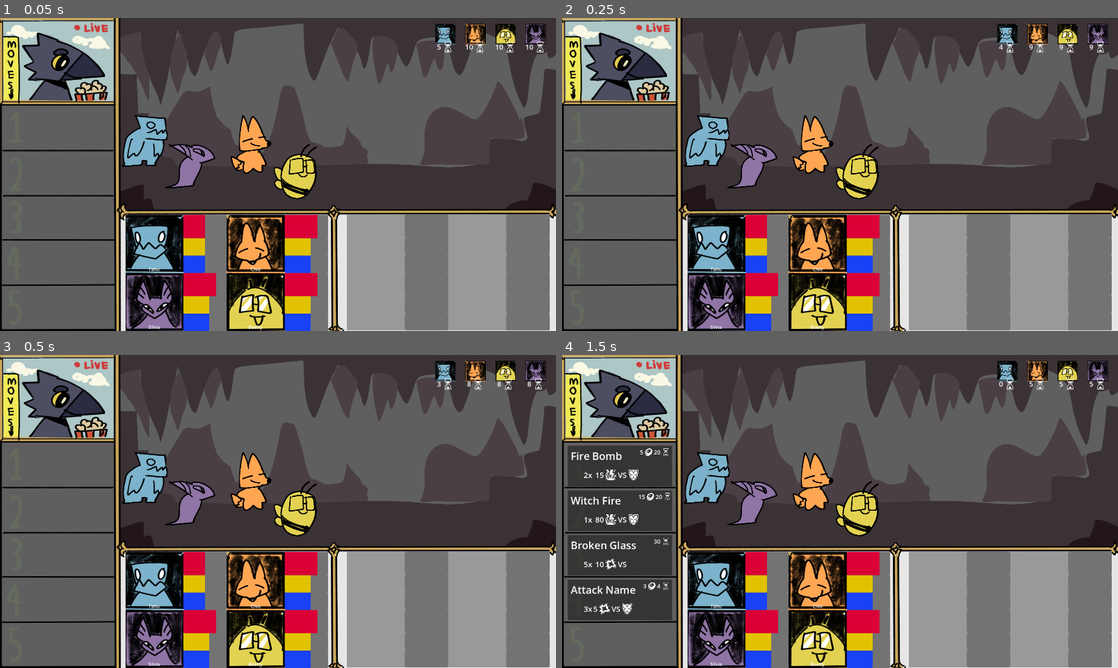
Above: before the commit, frames 1-4 (two rows, left to right).
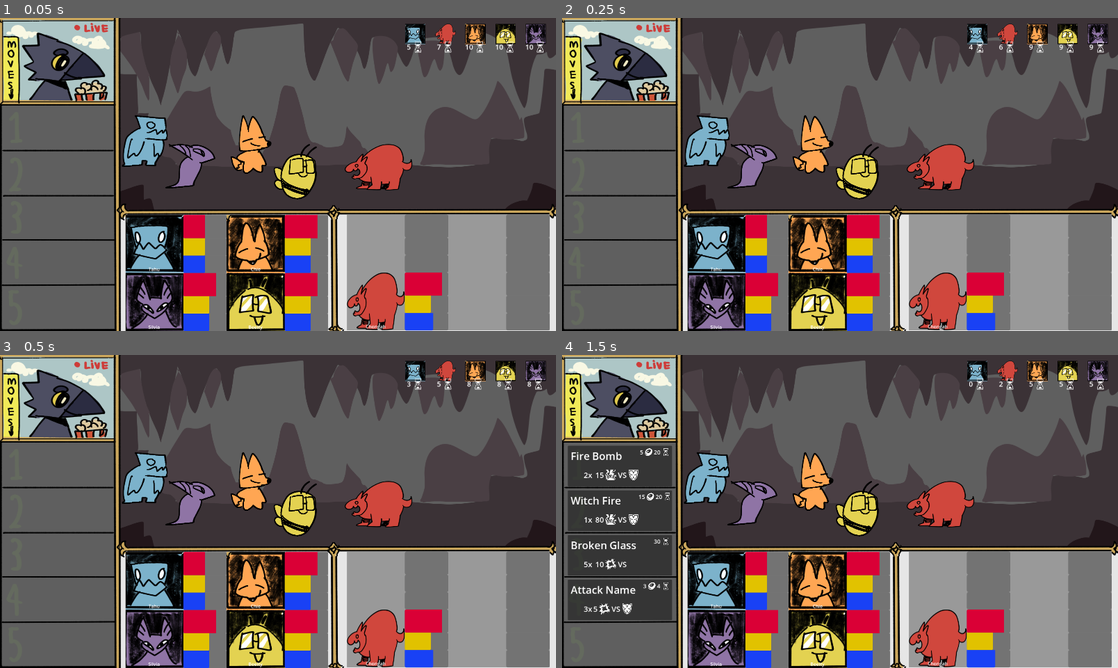
Above: after the commit, the same moments.

Repository: GJGilles/SunderEngine
Game: Godot game, scene res://scenes/combat/combat_overview.tscn
Two runs of this game, one before a commit and one after it. Both use one fixed random seed, a clock stepped at 60 frames per second and the inputs below.
Inputs (mouse positions are in pixels of both pictures, inside the frame that each line leads up to):
- Up to frame 1 (0.05 s): no input
- Up to frame 2 (0.25 s): no input
- Up to frame 3 (0.5 s): no input
- Up to frame 4 (1.5 s): move the mouse to (962, 495) at 0.52 s; tap Space (ui_select) at 0.6, 0.77, 1.07, 1.35 s; click (962, 495) at 0.67 s; tap Enter at 1.25 s; move the mouse to (728, 527) at 1.27 s; click (728, 527) at 1.42 s

The runs differ from the first frame. In frame 1, 4.0% of the frame differs, in the area x 62-82%, y 1-100%; in frame 2, 4.0%; in frame 3, 4.0%; in frame 4, 4.0%.

Commit message:
Finish minimum combat loop!

Diff:
--- /dev/null
+++ b/assets/icons/targeted.svg
@@ -0,0 +1 @@
+<svg style="height: 512px; width: 512px;" xmlns="http://www.w3.org/2000/svg" viewBox="0 0 512 512"><g class="" style="" transform="translate(0,0)"><path d="M256 16C123.45 16 16 123.45 16 256s107.45 240 240 240 240-107.45 240-240S388.55 16 256 16zm0 60c99.41 0 180 80.59 180 180s-80.59 180-180 180S76 355.41 76 256 156.59 76 256 76zm-15 30a15 15 0 0 0-15 15v30a15 15 0 0 0 15 15h30a15 15 0 0 0 15-15v-30a15 15 0 0 0-15-15h-30zm16.75 90.03A60 60 0 0 0 196 256a60 60 0 0 0 120 0 60 60 0 0 0-58.25-59.97zM121 226a15 15 0 0 0-15 15v30a15 15 0 0 0 15 15h30a15 15 0 0 0 15-15v-30a15 15 0 0 0-15-15h-30zm240 0a15 15 0 0 0-15 15v30a15 15 0 0 0 15 15h30a15 15 0 0 0 15-15v-30a15 15 0 0 0-15-15h-30zM241 346a15 15 0 0 0-15 15v30a15 15 0 0 0 15 15h30a15 15 0 0 0 15-15v-30a15 15 0 0 0-15-15h-30z" fill="#fff" fill-opacity="1"></path></g></svg>
--- a/scenes/combat/combat_attack_list/combat_attack_list.gd
+++ b/scenes/combat/combat_attack_list/combat_attack_list.gd
@@ -13,9 +13,6 @@
 	primary.set_values(actions[0])
 	secondary.set_values(actions[1])
 	auxilary.set_values(actions[2])
-
-	primary.grab_focus()
-
 
 
 
--- a/scenes/combat/combat_attack_list/combat_attack_list.tscn
+++ b/scenes/combat/combat_attack_list/combat_attack_list.tscn
@@ -39,6 +39,6 @@
 size_flags_vertical = 1
 
 [connection signal="on_selected" from="Attacks/Primary" to="." method="_on_primary_selected"]
-[connection signal="on_selected" from="Attacks/Secondary" to="." method="_on_secondary_selected" binds= [0]]
+[connection signal="on_selected" from="Attacks/Secondary" to="." method="_on_secondary_selected"]
 [connection signal="on_selected" from="Attacks/Auxilary" to="." method="_on_auxilary_selected"]
 [connection signal="on_selected" from="Attacks/Response" to="." method="_on_response_selected"]
--- a/scenes/combat/combat_field/combat_field_area.gd
+++ b/scenes/combat/combat_field/combat_field_area.gd
@@ -9,6 +9,11 @@
 
 var square_dict: Dictionary[TeamData.POSITION, CombatFieldUnit]
 
+var target_total: int = 0
+var target_list: Array[TeamData.POSITION] = []
+
+signal targets_selected(targets: Array[TeamData.POSITION])
+
 func _ready():
 	square_dict = {
 			TeamData.POSITION.FRONT_TOP: front_top,
@@ -18,9 +23,46 @@
 			TeamData.POSITION.BACK_BOT: back_bot
 		}
 
+func _on_front_top_selected() -> void:
+	add_target(TeamData.POSITION.FRONT_TOP)
+
+func _on_front_bot_selected() -> void:
+	add_target(TeamData.POSITION.FRONT_BOT)
+
+func _on_back_top_selected() -> void:
+	add_target(TeamData.POSITION.BACK_TOP)
+
+func _on_back_bot_selected() -> void:
+	add_target(TeamData.POSITION.BACK_BOT)
+
 func set_values(team: TeamData):
 	for key in square_dict.keys():
 		if team.characters.has(key):
 			square_dict[key].set_values(team.characters[key])
 		else:
 			square_dict[key].set_empty()
+
+func get_targets(num: int):
+	target_total = num
+	target_list = []
+	set_selectable()
+
+func add_target(pos: TeamData.POSITION):
+	target_list.append(pos)
+	if target_list.size() == target_total:
+		targets_selected.emit(target_list)
+		set_unselectable()
+	else:
+		square_dict[pos].add_target_tick()
+
+func set_selectable():
+	for key in square_dict.keys():
+		square_dict[key].set_selectable()
+
+func set_unselectable():
+	for key in square_dict.keys():
+		square_dict[key].set_unselectable()
+		set_target_ticks(key, 0)
+
+func set_target_ticks(pos: TeamData.POSITION, num: int):
+	square_dict[pos].set_target_ticks(num)
--- a/scenes/combat/combat_field/combat_field_enemy_area.tscn
+++ b/scenes/combat/combat_field/combat_field_enemy_area.tscn
@@ -51,3 +51,8 @@
 offset_top = 100.0
 offset_right = -104.75
 offset_bottom = -25.0
+
+[connection signal="on_selected" from="FrontRow/FrontTop" to="." method="_on_front_top_selected"]
+[connection signal="on_selected" from="FrontRow/FrontBot" to="." method="_on_front_bot_selected"]
+[connection signal="on_selected" from="BackRow/BackTop" to="." method="_on_back_top_selected"]
+[connection signal="on_selected" from="BackRow/BackBot" to="." method="_on_back_bot_selected"]
--- a/scenes/combat/combat_field/combat_field_player_area.tscn
+++ b/scenes/combat/combat_field/combat_field_player_area.tscn
@@ -47,3 +47,8 @@
 offset_top = 100.0
 offset_right = -25.0
 offset_bottom = -25.0
+
+[connection signal="on_selected" from="FrontRow/FrontTop" to="." method="_on_front_top_selected"]
+[connection signal="on_selected" from="FrontRow/FrontBot" to="." method="_on_front_bot_selected"]
+[connection signal="on_selected" from="BackRow/BackTop" to="." method="_on_back_top_selected"]
+[connection signal="on_selected" from="BackRow/BackBot" to="." method="_on_back_bot_selected"]
--- a/scenes/combat/combat_field/combat_field_unit.gd
+++ b/scenes/combat/combat_field/combat_field_unit.gd
@@ -2,10 +2,47 @@
 
 class_name CombatFieldUnit
 
+const COMBAT_UNIT_TARGET_MARKER = preload("res://scenes/combat/combat_field/combat_unit_target_marker.tscn")
+
 @onready var sprite_2d: Sprite2D = $Sprite2D
+@onready var selectable_area: ColorRect = $SelectableArea
+@onready var target_marker_row: HBoxContainer = $TargetMarkerRow
+
+var is_empty: bool = true
+var is_selectable: bool = false
+
+signal on_selected()
+
+func _on_gui_input(event: InputEvent):
+	if is_selectable and event.is_action("ui_select"):
+		on_selected.emit()
 
 func set_values(unit: BaseUnitData):
 	sprite_2d.texture = unit.sprite
+	is_empty = false
 
 func set_empty():
 	sprite_2d.texture = null
+	is_empty = true
+
+func set_selectable():
+	if not is_empty:
+		selectable_area.visible = true
+		is_selectable = true
+
+func set_unselectable():
+	selectable_area.visible = false
+	is_selectable = false
+	set_target_ticks(0)
+
+func set_target_ticks(num: int):
+	for child in target_marker_row.get_children():
+		child.queue_free()
+
+	for i in num:
+		var child = COMBAT_UNIT_TARGET_MARKER.instantiate()
+		target_marker_row.add_child(child)
+
+func add_target_tick():
+	var child = COMBAT_UNIT_TARGET_MARKER.instantiate()
+	target_marker_row.add_child(child)
--- a/scenes/combat/combat_field/combat_field_unit.tscn
+++ b/scenes/combat/combat_field/combat_field_unit.tscn
@@ -4,10 +4,36 @@
 [ext_resource type="Script" uid="uid://bse55tubnqle3" path="res://scenes/combat/combat_field/combat_field_unit.gd" id="1_6w5jt"]
 
 [node name="CombatFieldUnit" type="Control"]
+custom_minimum_size = Vector2(200, 200)
 layout_mode = 3
-anchors_preset = 0
+anchor_right = 0.104
+anchor_bottom = 0.185
+offset_right = -199.68
+offset_bottom = -199.8
 script = ExtResource("1_6w5jt")
+
+[node name="SelectableArea" type="ColorRect" parent="."]
+visible = false
+layout_mode = 1
+anchors_preset = 2
+anchor_top = 1.0
+anchor_bottom = 1.0
+offset_top = -45.0
+offset_right = 141.0
+offset_bottom = 18.0
+grow_vertical = 0
 
 [node name="Sprite2D" type="Sprite2D" parent="."]
 texture = ExtResource("1_4s52q")
 centered = false
+
+[node name="TargetMarkerRow" type="HBoxContainer" parent="."]
+layout_mode = 1
+anchors_preset = 15
+anchor_right = 1.0
+anchor_bottom = 1.0
+offset_bottom = -160.0
+grow_horizontal = 2
+grow_vertical = 2
+
+[connection signal="gui_input" from="." to="." method="_on_gui_input"]
--- /dev/null
+++ b/scenes/combat/combat_field/combat_unit_target_marker.tscn
@@ -0,0 +1,11 @@
+[gd_scene load_steps=2 format=3 uid="uid://voss60n7age"]
+
+[ext_resource type="Texture2D" uid="uid://b2s8fm8fn2ukk" path="res://assets/icons/targeted.svg" id="1_0i5im"]
+
+[node name="SelectMarker" type="TextureRect"]
+custom_minimum_size = Vector2(40, 30)
+size_flags_horizontal = 0
+size_flags_vertical = 4
+texture = ExtResource("1_0i5im")
+expand_mode = 3
+stretch_mode = 5
--- a/scenes/combat/combat_overview.gd
+++ b/scenes/combat/combat_overview.gd
@@ -18,22 +18,21 @@
 var turns: Array[TurnData]
 var curr_turn: TurnData
 
-signal action_selected(index: int)
+signal action_selected(action: BaseActionData)
 signal targets_selected(targets: Array[BaseUnitData])
 
 func _ready():
 	turns = []
 
-	for val in party.characters:
-		var chara = party.characters[val]
-		chara.reset_stats()
+	for val in party.characters.values() + enemies.characters.values():
+		val.reset_stats()
 
 		var t: TurnData = TurnData.new()
 		combat_turn_track.add_child(t)
 		turns.append(t)
 
-		t.time = chara.get_speed()
-		t.source = chara
+		t.time = val.get_speed()
+		t.source = val
 
 	turns.sort_custom(func (a, b): return a.time < b.time)
 	combat_turn_track.set_values(turns)
@@ -56,6 +55,17 @@
 		t.time -= curr_turn.time
 
 	return combat_turn_track.move_track(curr_turn.time)
+
+func insert_turn(turn: TurnData):
+	var idx: int = 0
+	for t in turns:
+		if t.time > turn.time:
+			break
+		idx += 1
+
+	turns.insert(idx, turn)
+	combat_turn_track.remove_turn(0)
+	combat_turn_track.insert_turn(idx, turn)
 
 func damage_unit(unit: BaseUnitData, damage: int, attack: COMBAT.ATTACK_TYPE, defense: COMBAT.DEFENSE_TYPE):
 
@@ -92,10 +102,25 @@
 	combat_attack_list.visible = false
 
 func _on_combat_attack_list_item_selected(index: int) -> void:
-	action_selected.emit(index)
+	var player: PlayerUnitData = curr_turn.source
+	var action: BaseActionData = player.get_action(index)
+	action_selected.emit(action)
 
-func show_targets():
-	pass
+func get_player_targets(num: int):
+	player_field_area.get_targets(num)
+
+func get_enemy_targets(num: int):
+	enemy_field_area.get_targets(num)
 
 func select_targets(targets: Array[BaseUnitData]):
 	targets_selected.emit(targets)
+
+func _on_player_area_targets_selected(targets: Array[TeamData.POSITION]) -> void:
+	var target_units: Array[BaseUnitData]
+	target_units.assign(targets.map(func (t): return party.characters[t]))
+	targets_selected.emit(target_units)
+
+func _on_enemy_area_targets_selected(targets: Array[TeamData.POSITION]) -> void:
+	var target_units: Array[BaseUnitData]
+	target_units.assign(targets.map(func (t): return enemies.characters[t]))
+	targets_selected.emit(target_units)
--- a/scenes/combat/combat_overview.tscn
+++ b/scenes/combat/combat_overview.tscn
@@ -12,11 +12,12 @@
 [ext_resource type="PackedScene" uid="uid://cfqm28t4v7s0k" path="res://scenes/data/players/beeity.tscn" id="8_2qqgc"]
 [ext_resource type="PackedScene" uid="uid://gondntpgn778" path="res://scenes/data/players/tahu.tscn" id="8_174ev"]
 [ext_resource type="PackedScene" uid="uid://b1dcqnhsph6st" path="res://scenes/data/players/silvia.tscn" id="10_nepdm"]
+[ext_resource type="PackedScene" uid="uid://5pykceuxtghc" path="res://scenes/data/enemies/Chongah.tscn" id="13_umix5"]
 
 [node name="CombatOverview" type="Node2D" node_paths=PackedStringArray("party", "enemies")]
 script = ExtResource("1_fyv5f")
 party = NodePath("TestParty")
-enemies = NodePath("TestEnemy")
+enemies = NodePath("TestEnemies")
 
 [node name="CombatUI" type="CanvasLayer" parent="."]
 
@@ -93,7 +94,15 @@
 
 [node name="Silvia" parent="TestParty" instance=ExtResource("10_nepdm")]
 
-[node name="TestEnemy" type="Node" parent="."]
+[node name="TestEnemies" type="Node" parent="." node_paths=PackedStringArray("characters")]
 script = ExtResource("4_cadbe")
+characters = {
+1: NodePath("Chongah")
+}
+
+[node name="Chongah" parent="TestEnemies" instance=ExtResource("13_umix5")]
+ranged = null
 
 [connection signal="item_selected" from="CombatUI/CombatAttackList" to="." method="_on_combat_attack_list_item_selected"]
+[connection signal="targets_selected" from="CombatUI/CombatField/PlayerArea" to="." method="_on_player_area_targets_selected"]
+[connection signal="targets_selected" from="CombatUI/CombatField/EnemyArea" to="." method="_on_enemy_area_targets_selected"]
--- a/scenes/combat/combat_states/enemy_combat_state.gd
+++ b/scenes/combat/combat_states/enemy_combat_state.gd
@@ -1,3 +1,24 @@
 extends BaseCombatState
 
 class_name EnemyCombatState
+
+func _ready():
+	async_thread()
+
+func async_thread():
+	var enemy: EnemyUnitData = overview.curr_turn.source
+	var enemies: Array[BaseUnitData] = overview.enemies.characters.values()
+	var players: Array[BaseUnitData] = overview.party.characters.values()
+
+	var action_ai: EnemyActionData = enemy.get_action(enemies, overview.turns)
+	var targets: Array[BaseUnitData] = action_ai.select_targets(enemy, players, enemies)
+
+	var turn: TurnData = TurnData.new()
+	turn.source = enemy
+	turn.action = action_ai.action
+	turn.targets = targets
+	turn.time = action_ai.action.time_cost
+	await overview.insert_turn(turn)
+
+	overview.set_state(TurnCombatState.new())
+	queue_free()
--- a/scenes/combat/combat_states/player_combat_state.gd
+++ b/scenes/combat/combat_states/player_combat_state.gd
@@ -7,7 +7,20 @@
 
 func async_thread():
 	var player: PlayerUnitData = overview.curr_turn.source
+
 	overview.show_actions(player.current_class.actions)
+	var action: BaseActionData = await overview.action_selected
+	overview.hide_actions()
 
-	var action_index: int = await overview.action_selected
-	overview.hide_actions()
+	overview.get_enemy_targets(action.hits)
+	var targets: Array[BaseUnitData] = await overview.targets_selected
+
+	var turn: TurnData = TurnData.new()
+	turn.source = player
+	turn.action = action
+	turn.targets = targets
+	turn.time = action.time_cost
+	await overview.insert_turn(turn)
+
+	overview.set_state(TurnCombatState.new())
+	queue_free()
--- a/scenes/combat/combat_states/turn_combat_state.gd
+++ b/scenes/combat/combat_states/turn_combat_state.gd
@@ -24,3 +24,4 @@
 		overview.set_state(PlayerCombatState.new())
 	else:
 		overview.set_state(EnemyCombatState.new())
+	queue_free()
--- a/scenes/combat/combat_turn_track/combat_turn_track.gd
+++ b/scenes/combat/combat_turn_track/combat_turn_track.gd
@@ -13,11 +13,13 @@
 		turn_container.add_child(turn_scene)
 
 func remove_turn(index: int):
-	turn_container.get_child(index).queue_free()
+	var child = turn_container.get_child(index)
+	turn_container.remove_child(child)
+	child.queue_free()
 
 func insert_turn(index: int, turn: TurnData):
 		var turn_scene: CombatTurnIcon = turn_icon_scene.instantiate()
-		turn_scene.set_values(turn)
+		turn_scene.turn = turn
 		turn_container.add_child(turn_scene)
 		turn_container.move_child(turn_scene, index)
 
--- /dev/null
+++ b/scenes/data/enemies/Chongah.tscn
@@ -0,0 +1,28 @@
+[gd_scene load_steps=5 format=3 uid="uid://5pykceuxtghc"]
+
+[ext_resource type="Script" uid="uid://d1ut4bpgaak4u" path="res://scenes/models/unit/enemy_unit_data.gd" id="1_2pbk5"]
+[ext_resource type="Texture2D" uid="uid://dqm3gw6ot3cix" path="res://assets/sprites/Chongah.png" id="2_gpl5p"]
+[ext_resource type="Script" uid="uid://7xtdycih5ovm" path="res://scenes/models/enemy/enemy_action_data.gd" id="3_g8fk7"]
+[ext_resource type="Script" uid="uid://blk84eg1t4q0u" path="res://scenes/models/action/attack_action_data.gd" id="4_efy45"]
+
+[node name="Chongah" type="Node" node_paths=PackedStringArray("actions")]
+script = ExtResource("1_2pbk5")
+speed = 7
+health = 70
+armor = 20
+mana = 30
+actions = [NodePath("Butt Slam Action")]
+portrait = ExtResource("2_gpl5p")
+sprite = ExtResource("2_gpl5p")
+
+[node name="Butt Slam Action" type="Node" parent="." node_paths=PackedStringArray("action")]
+script = ExtResource("3_g8fk7")
+action = NodePath("Butt Slam")
+priority = 4
+
+[node name="Butt Slam" type="Node" parent="Butt Slam Action"]
+script = ExtResource("4_efy45")
+defense = 2
+damage = 100
+time_cost = 10
+hits = 3
--- a/scenes/data/enemies/Wyvern.tscn
+++ /dev/null
@@ -1,6 +0,0 @@
-[gd_scene load_steps=2 format=3 uid="uid://5pykceuxtghc"]
-
-[ext_resource type="Script" path="res://scenes/models/unit/enemy_unit_data.gd" id="1_up50d"]
-
-[node name="Wyvern" type="Node"]
-script = ExtResource("1_up50d")
--- a/scenes/models/enemy/enemy_action_data.gd
+++ b/scenes/models/enemy/enemy_action_data.gd
@@ -27,10 +27,10 @@
 	var hits = action.hits
 
 	if priority == ENEMY_TARGET_PRIORITY.SELF:
-		var output: Array[BaseUnitData] = []
+		var out: Array[BaseUnitData] = []
 		for i in hits:
-			output.append(unit)
-		return output
+			out.append(unit)
+		return out
 
 	var sorted: Array[BaseUnitData]
 	if priority == ENEMY_TARGET_PRIORITY.LOWEST_ALLY:
--- a/scenes/models/enemy/enemy_reaction_data.gd
+++ b/scenes/models/enemy/enemy_reaction_data.gd
@@ -15,7 +15,7 @@
 
 var cool_time: int = 0
 
-func is_trigger(unit: EnemyUnitData, enemies: Array[EnemyUnitData], turns: Array[TurnData]) -> bool:
+func is_trigger(unit: EnemyUnitData, enemies: Array[BaseUnitData], turns: Array[TurnData]) -> bool:
 	if cool_time > 0:
 		return false
 
@@ -28,12 +28,12 @@
 					return true
 			return false
 		ENEMY_REACTION_TRIGGER.INCOMING_ATTACK:
-			for t in turns:
-				if t.time > threshold:
+			for turn in turns:
+				if turn.time > threshold:
 					return false
 
-				for target in t.targets:
-					if target == unit:
+				for t in turn.targets:
+					if t == unit:
 						return true
 
 			return false
--- a/scenes/models/unit/enemy_unit_data.gd
+++ b/scenes/models/unit/enemy_unit_data.gd
@@ -31,16 +31,20 @@
 func get_max_mana() -> int:
 	return mana
 
-func get_action() -> EnemyActionData:
-	var a = actions[action_idx]
+func get_action(enemies: Array[BaseUnitData], turns: Array[TurnData]) -> EnemyActionData:
+	var action: EnemyActionData = get_reaction(enemies, turns)
+	if action != null:
+		return action
+
+	action = actions[action_idx]
 	action_idx += 1
 	if action_idx >= actions.size():
 		action_idx = 0
-	return a
+	return action
 
-func get_reaction(unit: EnemyUnitData, enemies: Array[EnemyUnitData], turns: Array[TurnData]) -> EnemyActionData:
+func get_reaction(enemies: Array[BaseUnitData], turns: Array[TurnData]) -> EnemyActionData:
 	for react in reactions:
-		if react.is_trigger(unit, enemies, turns):
+		if react.is_trigger(self, enemies, turns):
 			react.run_react()
 			return react
 		else:
--- a/scenes/models/unit/player_unit_data.gd
+++ b/scenes/models/unit/player_unit_data.gd
@@ -16,3 +16,6 @@
 
 func get_max_mana():
 	return current_class.base_mana
+
+func get_action(idx: int):
+	return current_class.actions[idx]
Not shown, changed: assets/icons/targeted.svg.import
Binary file added: assets/sprites/Chongah.png
Not shown, added: assets/sprites/Chongah.png.import
Binary file removed: assets/sprites/Enemy Chongah.png
Not shown: 1 places in scenes/combat/combat_field/combat_field_player_area.tscn that only renumber resources
Not shown: 1 places in scenes/combat/combat_overview.tscn that only renumber resources
